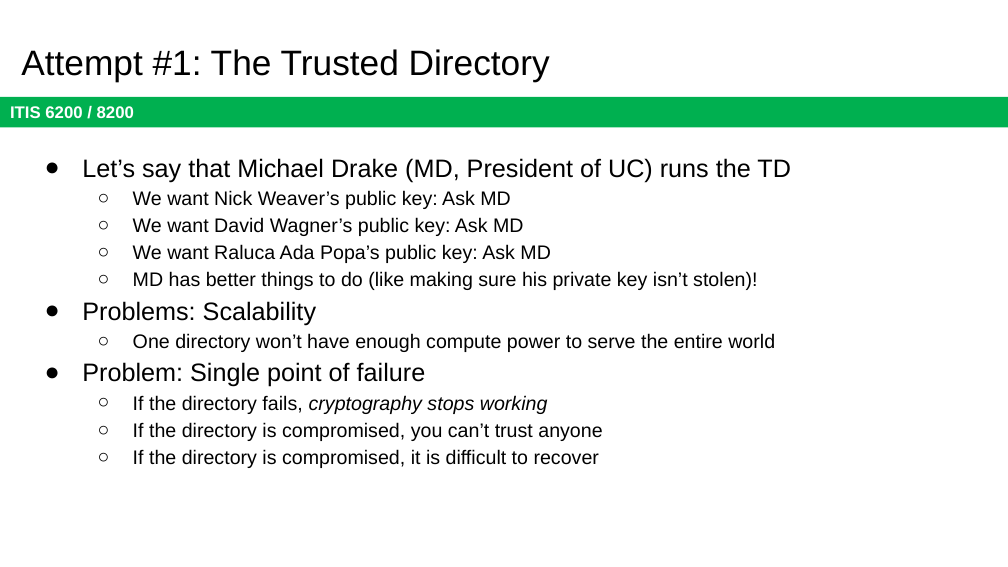
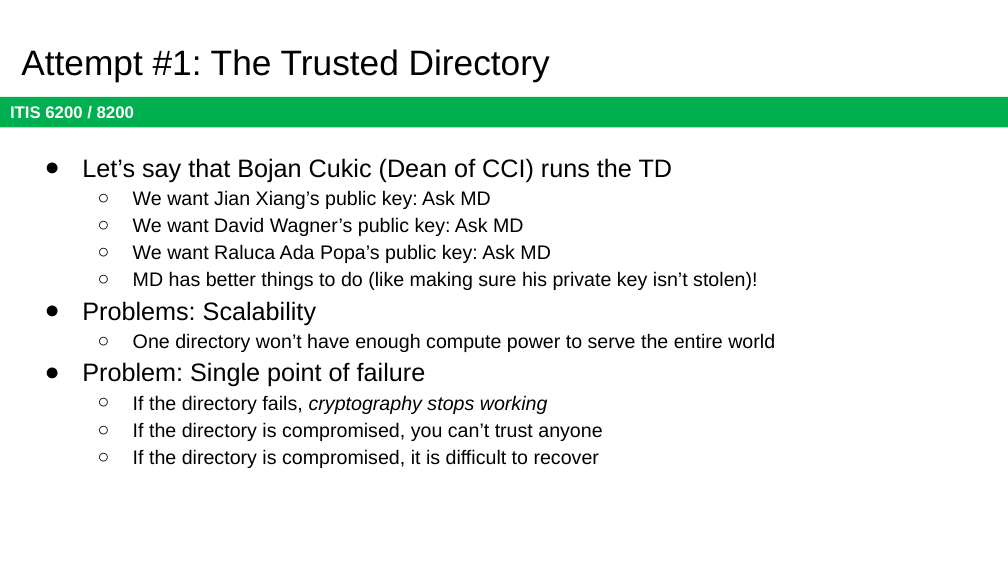
Before and after one commit to jx5c/github.io, a slide deck: slide 12 of teaching/ITIS6200/2023fa/lectures/lec07.pptx. Drawn at 1008x567 pixels with LibreOffice and Linux fonts; fonts in the diff are those of the drawing. Boxes give left, top, right and bottom in pixels: in the first picture for what was removed or moved away, otherwise in the second. Text is boxed around its words. In the diff, an @@ line names an element or a change of style, - is before the commit and + after.

```diff
--- a/teaching/ITIS6200/2023fa/lectures/lec07.pptx
+++ b/teaching/ITIS6200/2023fa/lectures/lec07.pptx
@@ text at [82,158,673,209]: text changed @@
-● Let’s say that Michael Drake (MD, President of UC) runs the TD
-  ○ We want Nick Weaver’s public key: Ask MD
+● Let’s say that Bojan Cukic (Dean of CCI) runs the TD
+  ○ We want Jian Xiang’s public key: Ask MD
```
Also in this commit, not shown: 10 other slides changed, 1 other file.
